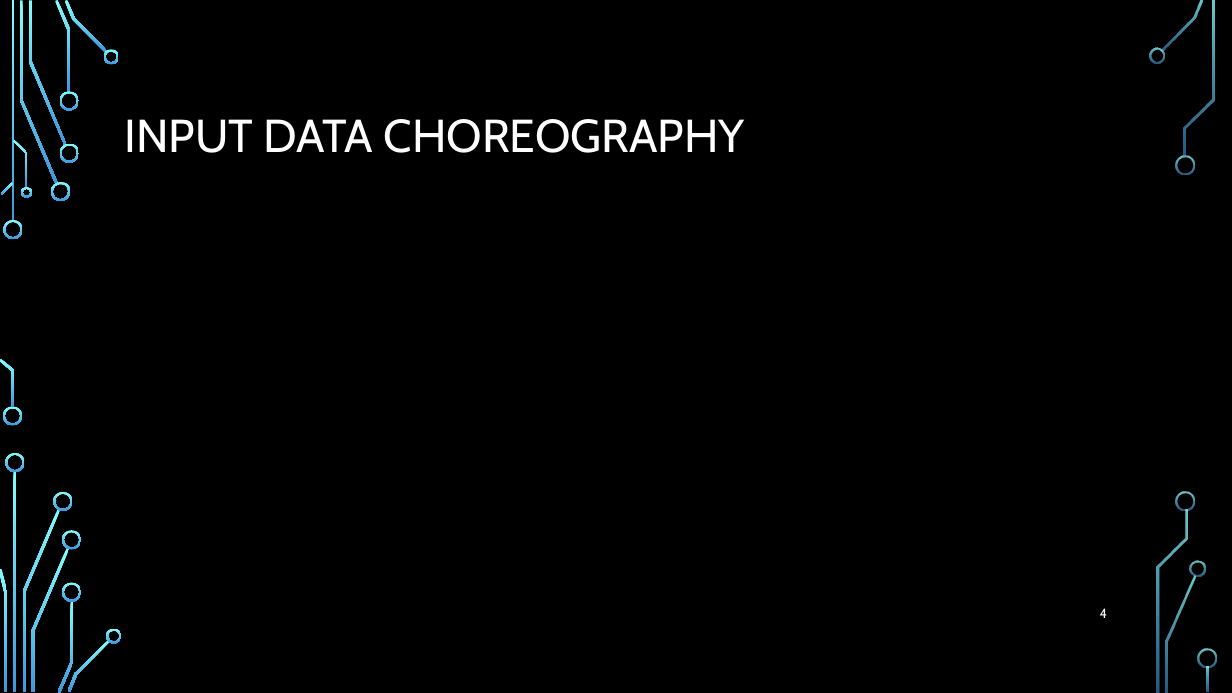
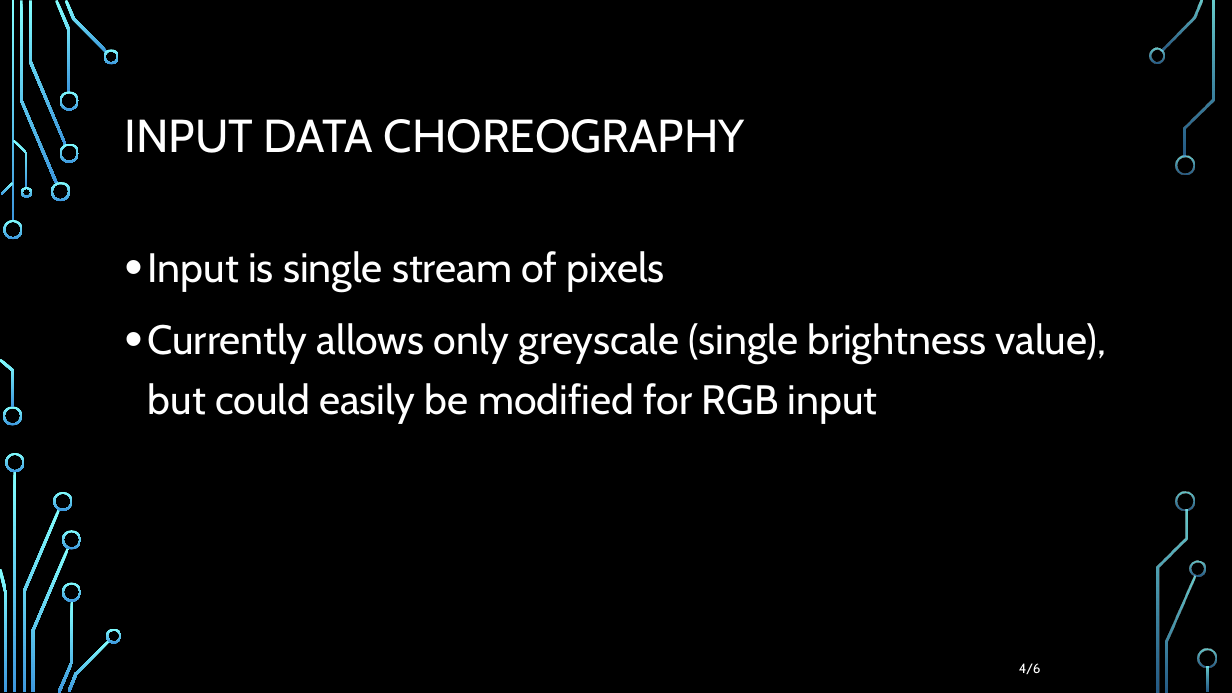
Before and after one commit to Ghuiby12h/HomogeneityEdgeDetection, a slide deck: slide 4 of Presentations/UserHomogeneityEdgeDetection.pptx. Drawn at 1232x693 pixels with LibreOffice and Linux fonts; fonts in the diff are those of the drawing; background and template pictures are left out. Boxes give left, top, right and bottom in pixels: in the first picture for what was removed or moved away, otherwise in the second. Text is boxed around its words. In the diff, an @@ line names an element or a change of style, - is before the commit and + after.

```diff
--- a/Presentations/UserHomogeneityEdgeDetection.pptx
+++ b/Presentations/UserHomogeneityEdgeDetection.pptx
@@ text added at <box>148,251,1105,423</box>, 32 pt, text #FFFFFF @@
+• Input is single stream of pixels
+• Currently allows only greyscale (single brightness value), but could easily be modified for RGB input
@@ page number at <box>1019,663,1041,674</box>: text changed @@
-4
+4/6
```
Also in this commit, not shown: 4 other slides changed, 3 other files.
